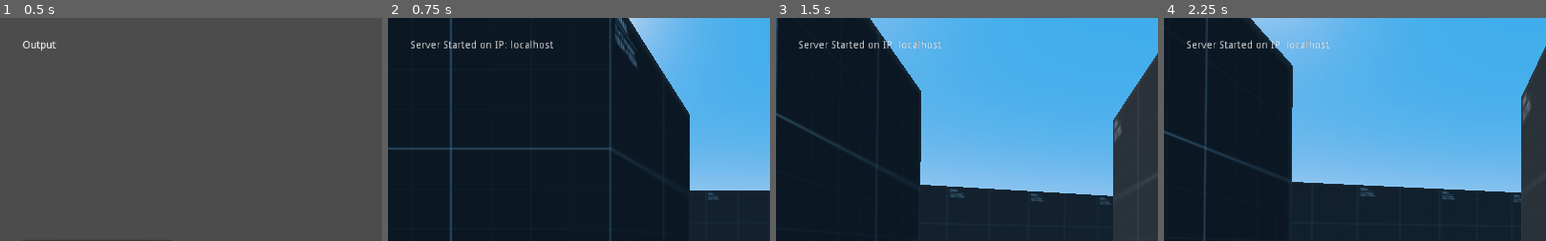
Above: before the commit, frames 1-4 (left to right).
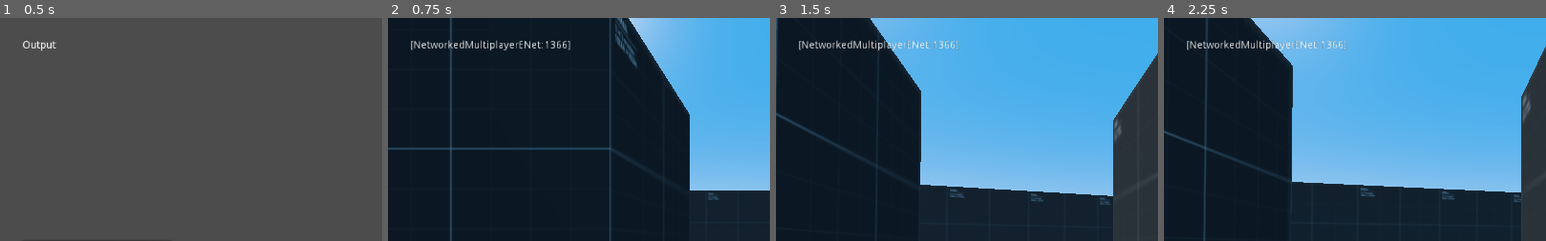
Above: after the commit, the same moments.

Repository: stangerp/Simple_3D_Multiplayer
Game: Godot game, scene res://scenes/main.tscn
Same seed, same stepped clock (60 frames per second), same inputs: the game is played once before the commit and once after it.
Inputs (mouse positions are % of the whole screen's width and height, from its top left):
- Up to frame 1 (0.5 s): no input
- Up to frame 2 (0.75 s): click "Host" at 0.5 s
- Up to frame 3 (1.5 s): tap Enter at 1.25 s; move the mouse to (55, 50) at 1.27 s; hold W (forward) from 1.28 s (still down); click (55, 50) at 1.35 s
- Up to frame 4 (2.25 s): keep holding W (forward); tap Space (jump) at 1.52 s; move the mouse to (45, 50) at 2.02 s; right-click (45, 50) at 2.1 s
The pictures show only the part of the screen within x 0-50%, y 0-50%; the shares and areas given below are measured in that part.

Frame 1 is identical in both runs. In frame 2, 0.9% of the frame differs, in the area x 6-48%, y 9-15%; in frame 3, 0.9%; in frame 4, 0.9%.

Commit message:
implemented UPNP for server hosting

Diff:
--- a/scripts/main.gd
+++ b/scripts/main.gd
@@ -1,4 +1,6 @@
 extends Node
+
+
 
 # Port must be open in router settings
 const PORT = 27015
@@ -19,7 +21,15 @@
 onready var player_scene = preload("res://scenes/player.tscn")
 onready var peer_scene = preload("res://scenes/peer.tscn")
 
+# create UPNP object for opening port on router
+onready var upnp = UPNP.new()
+
+#var playerHosting : bool = false
+onready var network = NetworkedMultiplayerENet.new()
+
+
 func _ready():
+
 	# If we are exporting this game as a server for running in the background
 	if background_server:
 		# Just create server
@@ -27,6 +37,7 @@
 		# To keep it simple we are creating an uncontrollable server's character to prevent errors
 		# TO-DO: Create players upon reading configuration from the server
 		create_player(1, false)
+
 	else:
 		# Elsewise connect menu button events
 		var _host_pressed = $display/menu/host.connect("pressed", self, "_on_host_pressed")
@@ -41,7 +52,14 @@
 	create_player(1, false)
 	# Hide a menu
 	$display/menu.visible = false
-	$display/output.text = "Server Started on IP: " + ip
+
+	#attempting to add UPNP to server
+	upnp.discover(2000, 2, "InternetGatewayDevice")
+	var upnpResult = upnp.add_port_mapping(PORT)
+	#$display/output.text = upnp.query_external_address() + "\n" + str(upnpResult)
+	#$display/output.text = "Server Started on IP: " + ip
+
+
 
 # When Connect button is pressed
 func _on_connect_pressed():
@@ -53,13 +71,17 @@
 	var _server_disconnected = get_tree().connect("server_disconnected", self, "_on_server_disconnected")
 
 	# Set up an ENet instance
-	var network = NetworkedMultiplayerENet.new()
 	network.create_client(ip, PORT)
 	get_tree().set_network_peer(network)
 
 func _on_quit_pressed():
 	# Quitting the game
+	if get_tree().is_network_server():
+		# Tidy up any ports opened for Server Hosting
+		upnp.delete_port_mapping(PORT)
+
 	get_tree().quit()
+
 
 func _on_peer_connected(id):
 	# When other players connect a character and a child player controller are created
@@ -93,9 +115,11 @@
 	var _peer_connected = get_tree().connect("network_peer_connected", self, "_on_peer_connected")
 	var _peer_disconnected = get_tree().connect("network_peer_disconnected", self, "_on_peer_disconnected")
 	# Set up an ENet instance
-	var network = NetworkedMultiplayerENet.new()
+	#var network = NetworkedMultiplayerENet.new()
 	network.create_server(PORT, MAX_PLAYERS - 1)
 	get_tree().set_network_peer(network)
+
+	$display/output.text = str(network)
 
 func create_player(id, is_peer):
 	# Create a character with a player or a peer controller attached
Not shown, removed: .mono/metadata/ide_messaging_meta.txt
